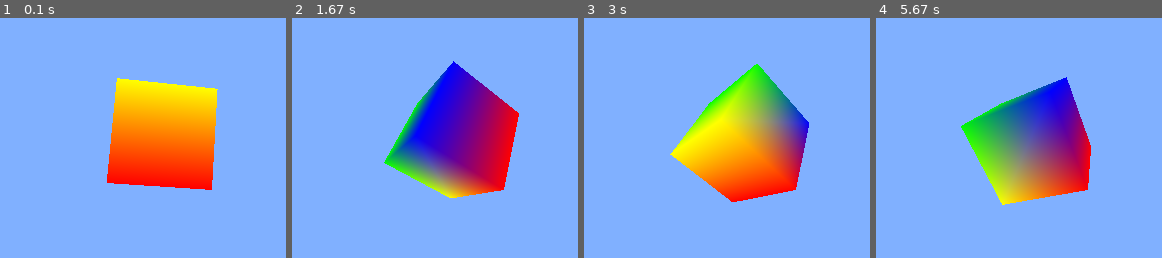
Above: before the commit, frames 1-4 (left to right).
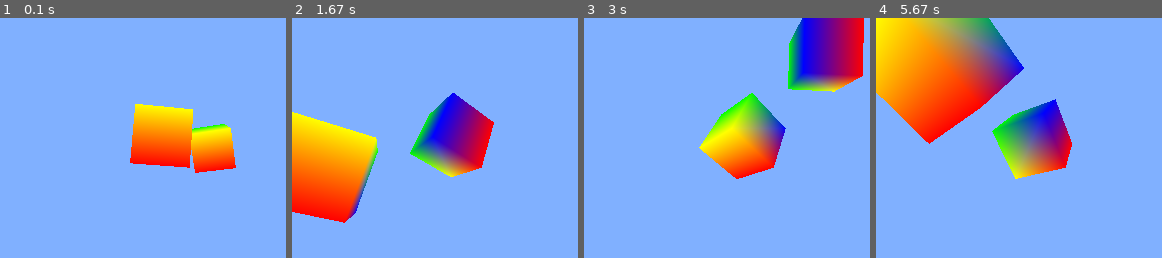
Above: after the commit, the same moments.

Repository: strollhy/pygame_opengl
Game: pygame game, started from world.py
The game is run twice, just before and just after one commit, with the same random seed, the same clock (stepped at 60 frames per second) and the same inputs.
Inputs:
- Up to frame 1 (0.1 s): no input
- Up to frame 2 (1.67 s): no input
- Up to frame 3 (3 s): no input
- Up to frame 4 (5.67 s): no input

The runs differ from the first frame. In frame 1, 14% of the frame differs, in the area x 37-83%, y 25-72%; in frame 2, 25%; in frame 3, 23%; in frame 4, 34%, in the area x 0-76%, y 0-78%.

Commit message:
rolling cubes at different rate

Diff:
--- a/world.py
+++ b/world.py
@@ -83,7 +83,7 @@
         glLoadIdentity()
 
         # Change Modelview into screen 5 units
-        glTranslatef(.0, .0, -5.0)
+        glTranslatef(.0, .0, -8.0)
 
         # Rotate on x, y, z axis
         self.angle += 2
@@ -100,6 +100,11 @@
         glVertexPointer(3, GL_FLOAT, 0, cube)
 
         # Draw the cube
+        glDrawElements(GL_QUADS, len(indice), GL_UNSIGNED_INT, indice)
+
+        # Draw another cube on its local coordinate system
+        glTranslatef(3, 0, -3)
+        glRotatef(self.angle*3, 1, -1, 1)
         glDrawElements(GL_QUADS, len(indice), GL_UNSIGNED_INT, indice)
 
         # Disable arrays
